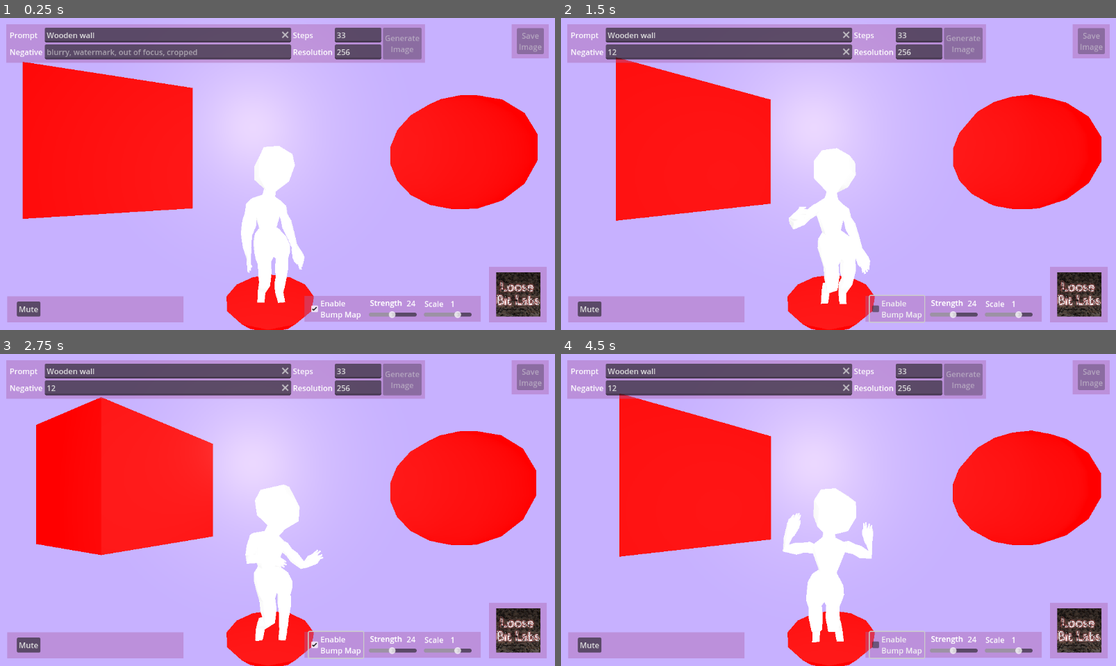
Above: before the commit, frames 1-4 (two rows, left to right).
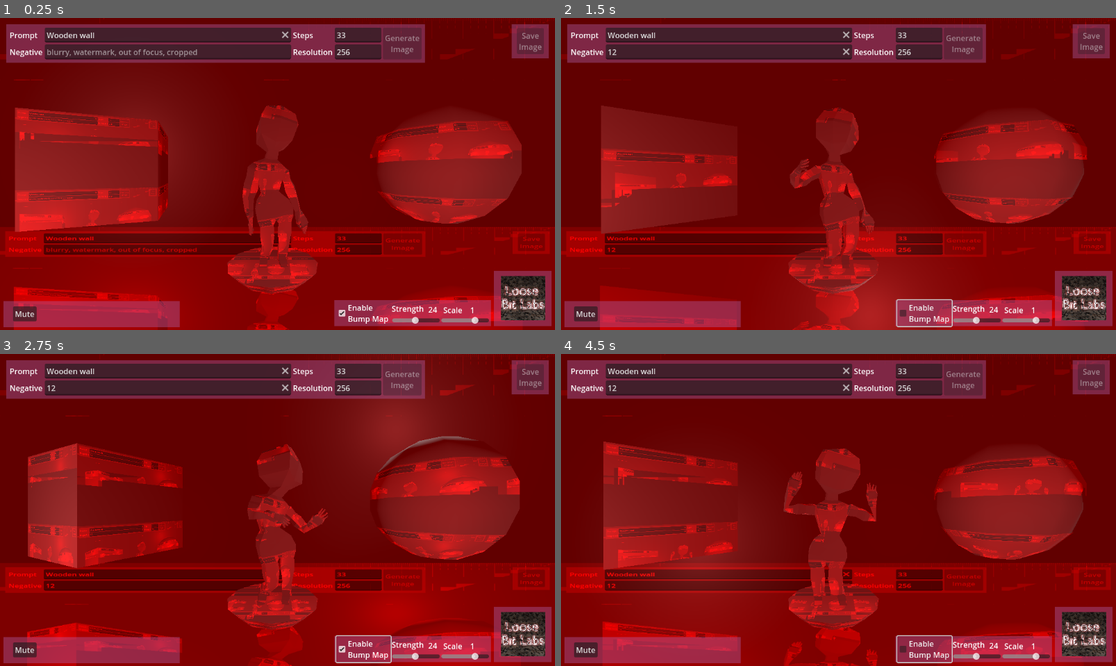
Above: after the commit, the same moments.

Repository: loose-bit-labs/txta1111
Game: Godot game, scene res://scenes/demo/demo.tscn
Two runs of this game, one before a commit and one after it. Both use one fixed random seed, a clock stepped at 60 frames per second and the inputs below.
Inputs (mouse positions are in pixels of both pictures, inside the frame that each line leads up to):
- Up to frame 1 (0.25 s): no input
- Up to frame 2 (1.5 s): click (727, 52) at 0.52 s; type "12" at 0.6 s; click "Enable Bump Map" at 1.25 s
- Up to frame 3 (2.75 s): click "Enable Bump Map" at 2 s
- Up to frame 4 (4.5 s): click "Enable Bump Map" at 2.75 s

The runs differ from the first frame. In frame 1, 99% of the frame differs, in the area x 0-100%, y 0-100%; in frame 2, 99%; in frame 3, 99%; in frame 4, 99%.
Error in both runs: Invalid operands 'String' and 'Nil' in operator 'in'. (res://scenes/txt_a1111/txt_a1111.gd:41)

Commit message:
scene layout tweaks and update the normal and albedo at the same time

Diff:
--- a/scenes/demo/demo.gd
+++ b/scenes/demo/demo.gd
@@ -42,6 +42,7 @@
 	_load_config()
 	file_dialog.root_subfolder = OS.get_system_dir(OS.SYSTEM_DIR_DOWNLOADS)
 	_on_button_pressed()
+
 
 var __loading = false
 func _load_config() -> void:
@@ -92,10 +93,6 @@
 
 func _so_normal() -> void:
 	bump_material = bump.material
-	if false:
-		viewport_texture = ViewportTexture.new()
-		viewport_texture.resource_local_to_scene = true
-		viewport_texture.viewport_path = subviewport.get_path()
 
 	if common_material:
 		common_material.normal_enabled = true
@@ -127,12 +124,12 @@
 	current_image = image
 	bump_material.set_shader_parameter("og", image)
 	current_normal = image
-	_delay_normal_update() # wait a sec....
+	_delay_normal_update() # wait a frame or so for the shader to update the normal map :-/
 	generate.disabled = false
 	clocko.visible = false
 	file_dialog.visible = false
 	save_image.disabled = false
-	_update_materials()
+
 
 func _delay_normal_update():
 	await get_tree().create_timer(0.131).timeout
@@ -203,7 +200,6 @@
 func _on_strength_value_changed(value: float) -> void:
 	bump_material.set_shader_parameter("STRENGTH", value)
 	strength_label.text = "%.0f" % value
-	#current_normal = ImageTexture.create_from_image(bumped.get_active_material(0).normal_texture.get_image())
 	_delay_normal_update()
 	_save_config()
 
--- a/scenes/demo/demo.tscn
+++ b/scenes/demo/demo.tscn
@@ -18,9 +18,14 @@
 ssil_radius = 10.0
 volumetric_fog_density = 0.007
 
+[sub_resource type="StandardMaterial3D" id="StandardMaterial3D_aoyi1"]
+albedo_texture = ExtResource("6_xpk4u")
+uv1_scale = Vector3(2, 2, 2)
+
 [sub_resource type="BoxMesh" id="BoxMesh_lq1x8"]
 resource_local_to_scene = true
-size = Vector3(2, 2, 2)
+material = SubResource("StandardMaterial3D_aoyi1")
+size = Vector3(1.7, 1.7, 1.7)
 
 [sub_resource type="StandardMaterial3D" id="StandardMaterial3D_3gxrt"]
 albedo_color = Color(0.647059, 0.556863, 1, 1)
@@ -31,10 +36,15 @@
 material = SubResource("StandardMaterial3D_3gxrt")
 size = Vector3(16, 9, 0.1)
 
+[sub_resource type="StandardMaterial3D" id="StandardMaterial3D_uy7km"]
+albedo_texture = ExtResource("6_xpk4u")
+uv1_scale = Vector3(2, 2, 2)
+
 [sub_resource type="SphereMesh" id="SphereMesh_ajs2p"]
 resource_local_to_scene = true
-radius = 1.0
-height = 2.0
+material = SubResource("StandardMaterial3D_uy7km")
+radius = 1.1
+height = 2.2
 radial_segments = 8
 rings = 8
 
@@ -176,6 +186,18 @@
 "transitions": PackedFloat32Array(1),
 "update": 0,
 "values": [Vector3(0.353169, -0.0930419, 0.342662)]
+}
+tracks/6/type = "value"
+tracks/6/imported = false
+tracks/6/enabled = true
+tracks/6/path = NodePath("Stage/Lights/BackLightBox:rotation")
+tracks/6/interp = 1
+tracks/6/loop_wrap = true
+tracks/6/keys = {
+"times": PackedFloat32Array(0),
+"transitions": PackedFloat32Array(1),
+"update": 0,
+"values": [Vector3(0, 0, 0)]
 }
 
 [sub_resource type="Animation" id="Animation_xmmrf"]
@@ -277,6 +299,25 @@
 "update": 0,
 "values": [Vector3(0.300426, -0.210011, -0.0180427), Vector3(0.353169, -0.0930419, 0.342662), Vector3(0.300426, -0.210011, -0.0180427), Vector3(0.300426, -0.210011, -0.0180427), Vector3(0.353169, -0.0930419, 0.342662), Vector3(0.300426, -0.210011, -0.0180427)]
 }
+tracks/10/type = "rotation_3d"
+tracks/10/imported = false
+tracks/10/enabled = false
+tracks/10/path = NodePath("Stage/Lights/BackLightBox")
+tracks/10/interp = 1
+tracks/10/loop_wrap = true
+tracks/10/keys = PackedFloat32Array()
+tracks/11/type = "value"
+tracks/11/imported = false
+tracks/11/enabled = true
+tracks/11/path = NodePath("Stage/Lights/BackLightBox:rotation")
+tracks/11/interp = 1
+tracks/11/loop_wrap = true
+tracks/11/keys = {
+"times": PackedFloat32Array(0, 2, 4),
+"transitions": PackedFloat32Array(1, 1, 1),
+"update": 0,
+"values": [Vector3(0, 0, 0), Vector3(0, 0, 3.14159), Vector3(0, 0, 6.26573)]
+}
 
 [sub_resource type="AnimationLibrary" id="AnimationLibrary_wyipu"]
 _data = {
@@ -321,15 +362,14 @@
 audio_player = NodePath("Stage/AudioStreamPlayer3D")
 music_credit = NodePath("UI/BottomLeft/MusicCredit")
 bump_toggle = NodePath("UI/BottumMiddle/BumpToggle")
-bump_strength = NodePath("UI/BottumMiddle/Strength")
-bump_scale = NodePath("UI/BottumMiddle/Scale")
+bump_strength = NodePath("UI/BottumMiddle/Label3/Strength")
+bump_scale = NodePath("UI/BottumMiddle/Label2/Scale")
 clocko = NodePath("Stage/Clocko")
-strength_label = NodePath("UI/BottumMiddle/Strength/StrengthLabel")
+strength_label = NodePath("UI/BottumMiddle/Label3/StrengthLabel")
 scale_label = NodePath("UI/BottumMiddle/Label2/ScaleLabel")
 bump = NodePath("Bumper/SubViewport/Bump")
 bumped = NodePath("Bumper/Bumped")
 subviewport = NodePath("Bumper/SubViewport")
-use_common_material = false
 
 [node name="TxtA1111" parent="." instance=ExtResource("2_avcft")]
 
@@ -456,10 +496,10 @@
 anchors_preset = 2
 anchor_top = 1.0
 anchor_bottom = 1.0
-offset_left = 15.0
-offset_top = -70.0
-offset_right = 381.0
-offset_bottom = -16.0
+offset_left = 7.0
+offset_top = -60.0
+offset_right = 373.0
+offset_bottom = -6.0
 grow_vertical = 0
 theme_override_styles/panel = SubResource("StyleBoxFlat_7pq2h")
 
@@ -500,10 +540,10 @@
 anchor_top = 1.0
 anchor_right = 1.0
 anchor_bottom = 1.0
-offset_left = -137.0
-offset_top = -131.0
-offset_right = -17.0
-offset_bottom = -16.0
+offset_left = -127.0
+offset_top = -123.0
+offset_right = -7.0
+offset_bottom = -8.0
 grow_horizontal = 0
 grow_vertical = 0
 theme_override_styles/panel = SubResource("StyleBoxFlat_7pq2h")
@@ -531,86 +571,114 @@
 anchor_top = 1.0
 anchor_right = 1.0
 anchor_bottom = 1.0
-offset_left = -520.0
-offset_top = -71.0
-offset_right = -154.0
-offset_bottom = -17.0
+offset_left = -458.0
+offset_top = -62.0
+offset_right = -133.0
+offset_bottom = -8.0
 grow_horizontal = 0
 grow_vertical = 0
 theme_override_styles/panel = SubResource("StyleBoxFlat_7pq2h")
 
 [node name="BumpToggle" type="CheckBox" parent="UI/BottumMiddle"]
 layout_mode = 0
-offset_left = 9.0
-offset_right = 122.0
+offset_left = 4.0
+offset_right = 117.0
 offset_bottom = 54.0
 button_pressed = true
 text = "Enable
 Bump Map"
 
-[node name="Strength" type="HSlider" parent="UI/BottumMiddle"]
-layout_mode = 0
-offset_left = 134.0
-offset_top = 31.0
-offset_right = 233.0
-offset_bottom = 47.0
+[node name="Label3" type="Label" parent="UI/BottumMiddle"]
+layout_mode = 1
+anchors_preset = 7
+anchor_left = 0.5
+anchor_top = 1.0
+anchor_right = 0.5
+anchor_bottom = 1.0
+offset_left = -43.5
+offset_top = -48.0
+offset_right = 23.5
+offset_bottom = -25.0
+grow_horizontal = 2
+grow_vertical = 0
+text = "Strength"
+
+[node name="StrengthLabel" type="Label" parent="UI/BottumMiddle/Label3"]
+layout_mode = 1
+anchors_preset = 1
+anchor_left = 1.0
+anchor_right = 1.0
+offset_left = 9.0
+offset_top = 2.0
+offset_right = 34.0
+offset_bottom = 51.0
+grow_horizontal = 0
+text = "24
+
+"
+
+[node name="Strength" type="HSlider" parent="UI/BottumMiddle/Label3"]
+layout_mode = 1
+anchors_preset = 7
+anchor_left = 0.5
+anchor_top = 1.0
+anchor_right = 0.5
+anchor_bottom = 1.0
+offset_left = -32.5
+offset_top = 5.0
+offset_right = 66.5
+offset_bottom = 21.0
+grow_horizontal = 2
+grow_vertical = 0
 min_value = 1.0
 max_value = 48.0
 value = 24.0
 
-[node name="StrengthLabel" type="Label" parent="UI/BottumMiddle/Strength"]
-layout_mode = 0
-offset_left = 78.0
-offset_top = -27.0
-offset_right = 103.0
-offset_bottom = -4.0
-text = "24
-
+[node name="Label2" type="Label" parent="UI/BottumMiddle"]
+layout_mode = 1
+anchors_preset = 3
+anchor_left = 1.0
+anchor_top = 1.0
+anchor_right = 1.0
+anchor_bottom = 1.0
+offset_left = -99.0
+offset_top = -45.0
+offset_right = -32.0
+offset_bottom = -22.0
+grow_horizontal = 0
+grow_vertical = 0
+text = "Scale
 "
 
-[node name="Label" type="Label" parent="UI/BottumMiddle"]
-layout_mode = 0
-offset_left = 136.0
-offset_top = 3.0
-offset_right = 203.0
-offset_bottom = 26.0
-text = "Strength"
-
-[node name="Label3" type="Label" parent="UI/BottumMiddle"]
-layout_mode = 0
-offset_left = 136.0
-offset_top = 3.0
-offset_right = 203.0
-offset_bottom = 26.0
-text = "Strength"
-
-[node name="Scale" type="HSlider" parent="UI/BottumMiddle"]
-layout_mode = 0
-offset_left = 248.0
-offset_top = 31.0
-offset_right = 347.0
-offset_bottom = 47.0
+[node name="ScaleLabel" type="Label" parent="UI/BottumMiddle/Label2"]
+layout_mode = 1
+anchors_preset = 1
+anchor_left = 1.0
+anchor_right = 1.0
+offset_left = -11.0
+offset_right = 14.0
+offset_bottom = 23.0
+grow_horizontal = 0
+text = "1"
+
+[node name="Scale" type="HSlider" parent="UI/BottumMiddle/Label2"]
+layout_mode = 1
+anchors_preset = 3
+anchor_left = 1.0
+anchor_top = 1.0
+anchor_right = 1.0
+anchor_bottom = 1.0
+offset_left = -71.0
+offset_top = 2.0
+offset_right = 28.0
+offset_bottom = 18.0
+grow_horizontal = 0
+grow_vertical = 0
 min_value = -2.0
 max_value = 2.0
 step = 0.05
 value = 1.0
 
-[node name="Label2" type="Label" parent="UI/BottumMiddle"]
-layout_mode = 0
-offset_left = 249.0
-offset_top = 5.0
-offset_right = 316.0
-offset_bottom = 28.0
-text = "Scale
-"
-
-[node name="ScaleLabel" type="Label" parent="UI/BottumMiddle/Label2"]
-layout_mode = 0
-offset_left = 54.0
-offset_right = 79.0
-offset_bottom = 23.0
-text = "1"
-
 [node name="Stage" type="Node3D" parent="."]
 
 [node name="Camera3D" type="Camera3D" parent="Stage"]
@@ -619,17 +687,25 @@
 [node name="WorldEnvironment" type="WorldEnvironment" parent="Stage"]
 environment = SubResource("Environment_hfq07")
 
-[node name="OmniLight3D" type="OmniLight3D" parent="Stage"]
-transform = Transform3D(1, 0, 0, 0, 1, 0, 0, 0, 1, 0, 0, 1.0332)
+[node name="Lights" type="Node3D" parent="Stage"]
+
+[node name="BackLightBox" type="Node3D" parent="Stage/Lights"]
+
+[node name="LightBack" type="OmniLight3D" parent="Stage/Lights/BackLightBox"]
+transform = Transform3D(1, 0, 0, 0, 1, 0, 0, 0, 1, -3.46554, 2.21584, -2.58443)
+
+[node name="LightRight" type="OmniLight3D" parent="Stage/Lights"]
+transform = Transform3D(1, 0, 0, 0, 1, 0, 0, 0, 1, 1.59592, -0.49849, 0.944318)
 light_energy = 2.0
 
-[node name="OmniLight3D2" type="OmniLight3D" parent="Stage"]
-transform = Transform3D(1, 0, 0, 0, 1, 0, 0, 0, 1, -0.717793, 1.37184, -2.22203)
+[node name="LightLeft" type="OmniLight3D" parent="Stage/Lights"]
+transform = Transform3D(1, 0, 0, 0, 1, 0, 0, 0, 1, -3.12868, -0.49849, 0.944318)
+light_energy = 2.0
 
 [node name="Texturable" type="Node3D" parent="Stage"]
 
 [node name="Box" type="MeshInstance3D" parent="Stage/Texturable"]
-transform = Transform3D(1, 0, 0, 0, 1, 0, 0, 0, 1, -2.71962, 0.449946, -1.57591)
+transform = Transform3D(1, 0, 0, 0, 1, 0, 0, 0, 1, -3.13984, 0.0789409, -1.56733)
 mesh = SubResource("BoxMesh_lq1x8")
 skeleton = NodePath("../../..")
 
@@ -639,12 +715,12 @@
 skeleton = NodePath("../../..")
 
 [node name="Sphere" type="MeshInstance3D" parent="Stage/Texturable"]
-transform = Transform3D(1, 0, 0, 0, 1, 0, 0, 0, 1, 3.15777, 0.385465, -1.35195)
+transform = Transform3D(1, 0, 0, 0, 1, 0, 0, 0, 1, 2.89809, 0.224214, -1.4413)
 mesh = SubResource("SphereMesh_ajs2p")
 skeleton = NodePath("../../..")
 
 [node name="lulza" parent="Stage/Texturable" instance=ExtResource("4_ka32l")]
-transform = Transform3D(1, 0, 0, 0, 1, 0, 0, 0, 1, -0.108308, -2.25629, -1.43454)
+transform = Transform3D(1, 0, 0, 0, 1, 0, 0, 0, 1, -0.0593125, -1.58147, -1.3078)
 
 [node name="Skeleton3D" parent="Stage/Texturable/lulza/Armature" index="0"]
 bones/7/rotation = Quaternion(-0.578993, -0.40073, 0.592092, -0.391931)
@@ -712,12 +788,11 @@
 autoplay = "dancing"
 
 [node name="Platform" type="MeshInstance3D" parent="Stage/Texturable"]
-transform = Transform3D(1, 0, 0, 0, 1, 0, 0, 0, 1, -0.134175, -2.3228, -1.40339)
+transform = Transform3D(1, 0, 0, 0, 1, 0, 0, 0, 1, -0.0851795, -1.64798, -1.27665)
 mesh = SubResource("CylinderMesh_upite")
 
 [node name="Clocko" type="Node3D" parent="Stage"]
 transform = Transform3D(0.648895, -0.255366, -0.0610215, 0.220681, 0.618613, -0.242111, 0.142251, 0.205198, 0.653956, 0, 1.53936, -2.24316)
-visible = false
 
 [node name="Body" type="MeshInstance3D" parent="Stage/Clocko"]
 transform = Transform3D(1, 0, 0, 0, -3.0598e-08, -1, 0, 0.7, -4.37114e-08, 0, 0, 0.0348883)
@@ -845,7 +920,7 @@
 [connection signal="pressed" from="UI/TopRight/SaveImage" to="." method="_on_save_image_pressed"]
 [connection signal="pressed" from="UI/BottomLeft/Mute" to="." method="_toggle_mute"]
 [connection signal="toggled" from="UI/BottumMiddle/BumpToggle" to="." method="_on_bump_toggled"]
-[connection signal="value_changed" from="UI/BottumMiddle/Strength" to="." method="_on_strength_value_changed"]
-[connection signal="value_changed" from="UI/BottumMiddle/Scale" to="." method="_on_scale_value_changed"]
+[connection signal="value_changed" from="UI/BottumMiddle/Label3/Strength" to="." method="_on_strength_value_changed"]
+[connection signal="value_changed" from="UI/BottumMiddle/Label2/Scale" to="." method="_on_scale_value_changed"]
 
 [editable path="Stage/Texturable/lulza"]
Not shown: 1 places in scenes/demo/demo.tscn that only renumber resources
